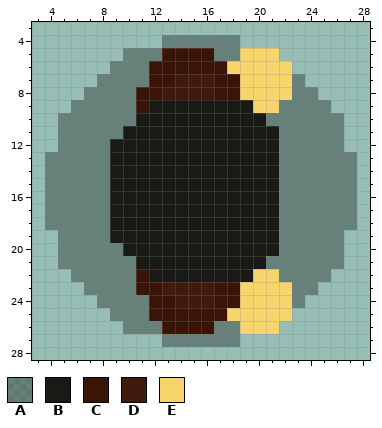
Pixel-art sprite, stored at res/images/character/32x32char.png. Above, as it was before the edit.
The file is 32x32 pixels. Colours within 5 levels of each other are drawn and written as one. Shown: x 3..28, y 3..28.
Palette (. is transparent): A #00000052  B #191915  C #3a1407  D #3f1a0d  E #f8d56a
After the commit:
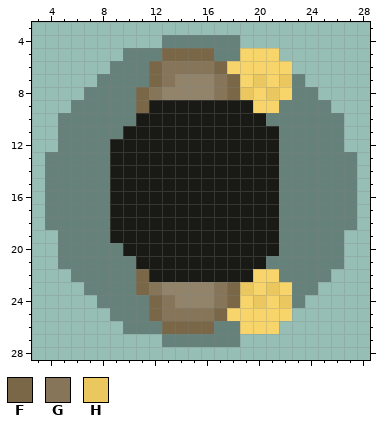
Colours new in this view: F #796747  G #867558fe  H #ebc85f
The exact change:
@@ palette @@
-D #3f1a0d
+D #91836afc
@@ x 9..24 @@
  4 ....AAAAAA......
- 5 .AAACCCCAAEEE...
- 6 AAACCCCCCEEEEE..
- 7 AAACCDDDCCEEEEA.
- 8 AACCDDDDCCEEEEAA
- 9 AACBBBBBBBBEEAAA
+ 5 .AAAFFFFAAEEE...
+ 6 AAAFGGGGFEEEEE..
+ 7 AAAFGDDDGFEHEHA.
+ 8 AAFGDDDDGFHEHEAA
+ 9 AAFBBBBBBBBEEAAA
 10 AABBBBBBBBBBAAAA
@@ x 9..24 @@
 21 AABBBBBBBBBBAAAA
-22 AACBBBBBBBBEEAAA
-23 AACCDDDDCCEEEEAA
-24 AAACCDDDCCEEEEA.
-25 AAACCCCCCEEEEE..
-26 .AAACCCCAAEEE...
+22 AAFBBBBBBBBEEAAA
+23 AAFGDDDDGFHEHEAA
+24 AAAFGDDDGFEHEHA.
+25 AAAFGGGGFEEEEE..
+26 .AAAFFFFAAEEE...
 27 ....AAAAAA......
Boxes around the changes in both pictures, in picture pixels (x1, y1, x2, y2):
changed: (136, 48, 292, 113)
changed: (136, 269, 292, 334)
